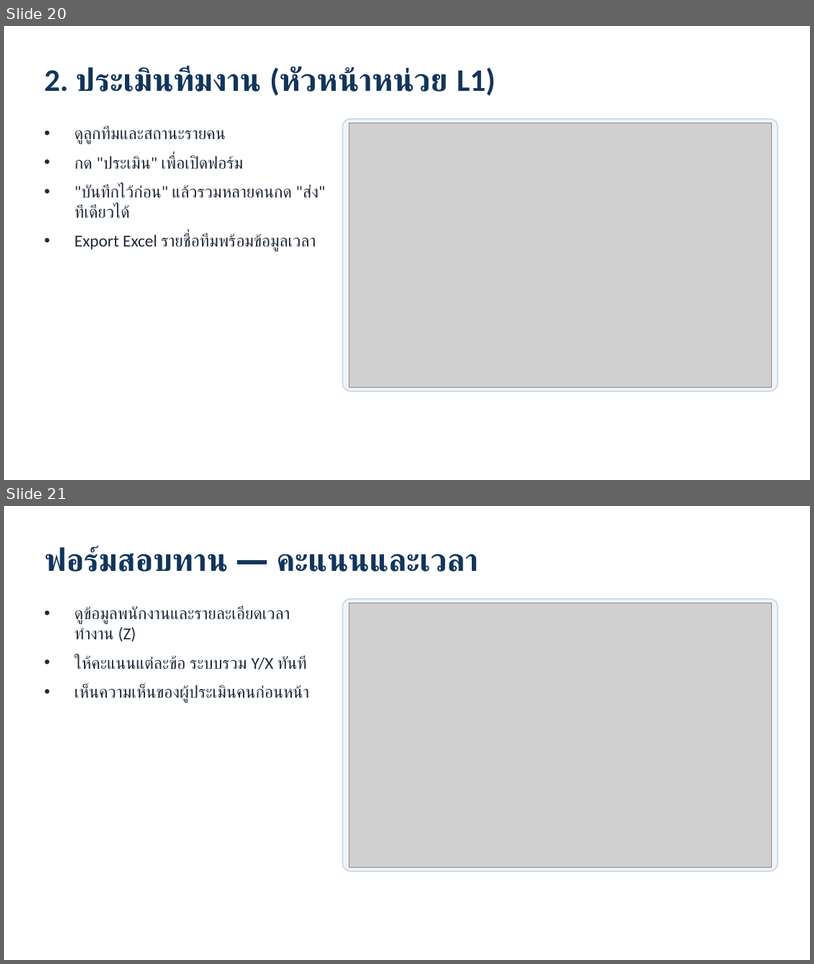
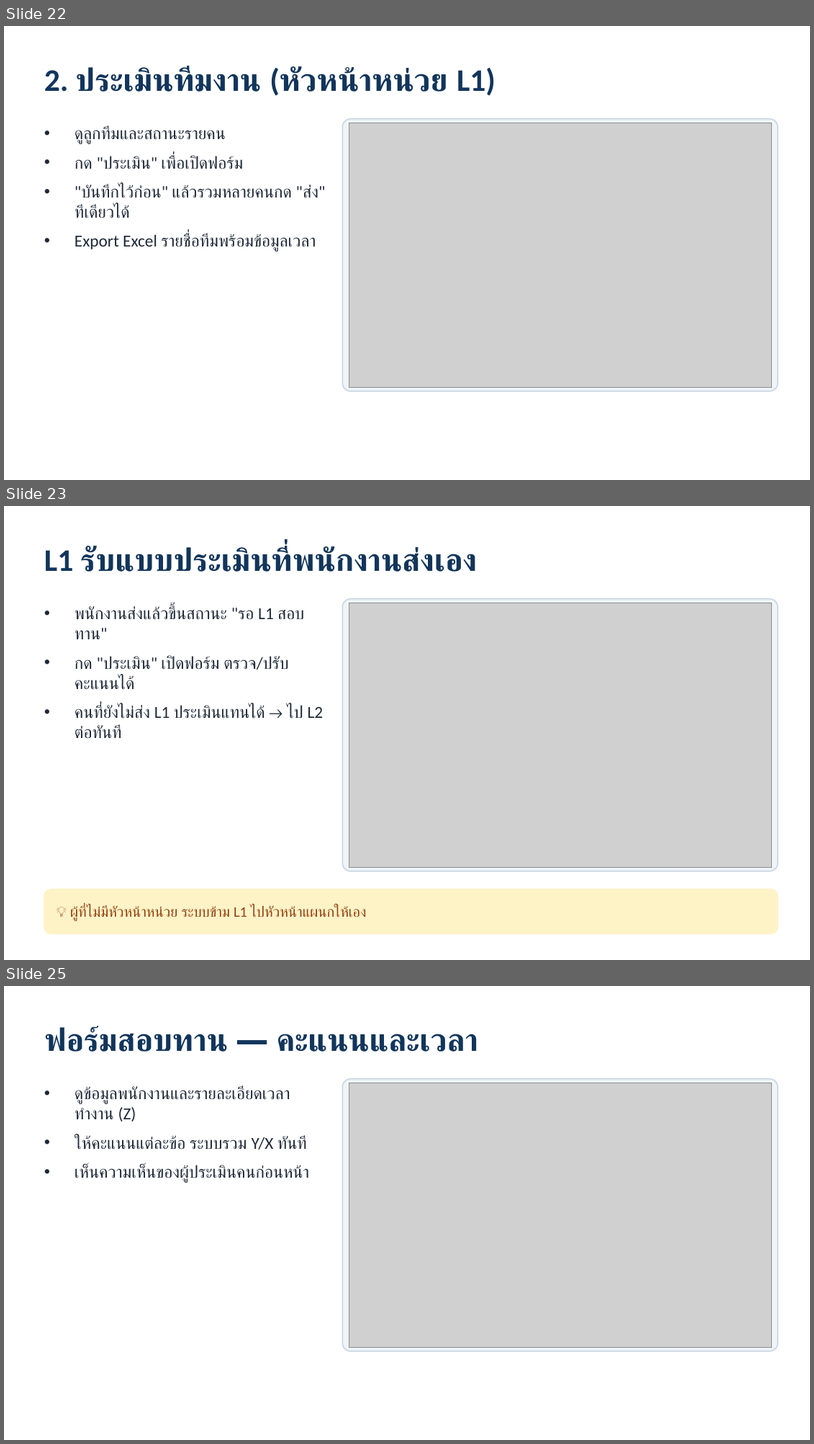
Before and after one commit to hunnysri91021-sml/SML_PMS_Professional, a slide deck: docs/SML_PMS_UserGuide.pptx. Shown one above the other, each under a label of ours: slides 20 and 21 before the commit, slides 22, 23 and 25 after it; the slides between them are not shown. The pictures are 814x964 and 814x1444 pixels, drawn with LibreOffice and Linux fonts; fonts in the diff are those of the drawing; grey boxes stand for pictures. Boxes give left, top, right and bottom in pixels: in the first picture for what was removed or moved away, otherwise in the second. Text is boxed around its words. In the diff, an @@ line names an element or a change of style, - is before the commit and + after.

```diff
--- a/docs/SML_PMS_UserGuide.pptx
+++ b/docs/SML_PMS_UserGuide.pptx
@@ slide 23 added at <box>4,506,810,960</box>, background #FFFFFF @@
@@ text added at <box>44,546,477,572</box>, 28 pt, text #12355B, bold @@
+L1 รับแบบประเมินที่พนักงานส่งเอง
@@ text added at <box>75,606,324,738</box>, 15 pt, text #1F2937 @@
+• พนักงานส่งแล้วขึ้นสถานะ "รอ L1 สอบทาน"
+• กด "ประเมิน" เปิดฟอร์ม ตรวจ/ปรับคะแนนได้
+• คนที่ยังไม่ส่ง L1 ประเมินแทนได้ → ไป L2 ต่อทันที
@@ rounded rectangle added at <box>342,599,778,871</box>, fill #EEF4F8, outline #CBD5E1 1 pt @@
@@ picture added at <box>349,602,772,867</box> @@
@@ rounded rectangle added at <box>44,889,778,934</box>, fill #FEF3C7, outline #FEF3C7 1 pt @@
@@ text added at <box>70,906,366,921</box>, 13 pt, text #92400E @@
+💡 ผู้ที่ไม่มีหัวหน้าหน่วย ระบบข้าม L1 ไปหัวหน้าแผนกให้เอง
@@ what was slide 20 is now slide 22 @@
@@ what was slide 21 is now slide 25 @@
```
Also in this commit, not shown: 3 slides changed, 3 other slides added, 16 other files.
